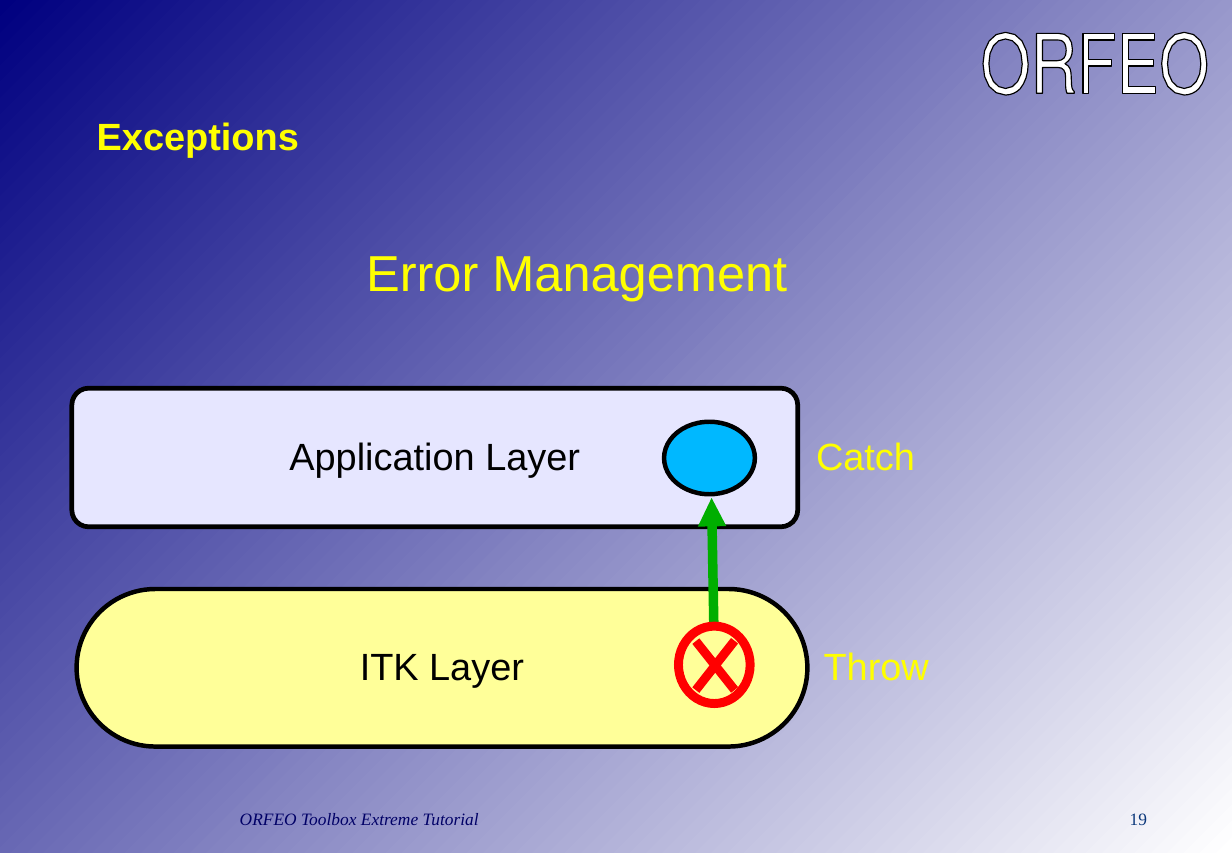
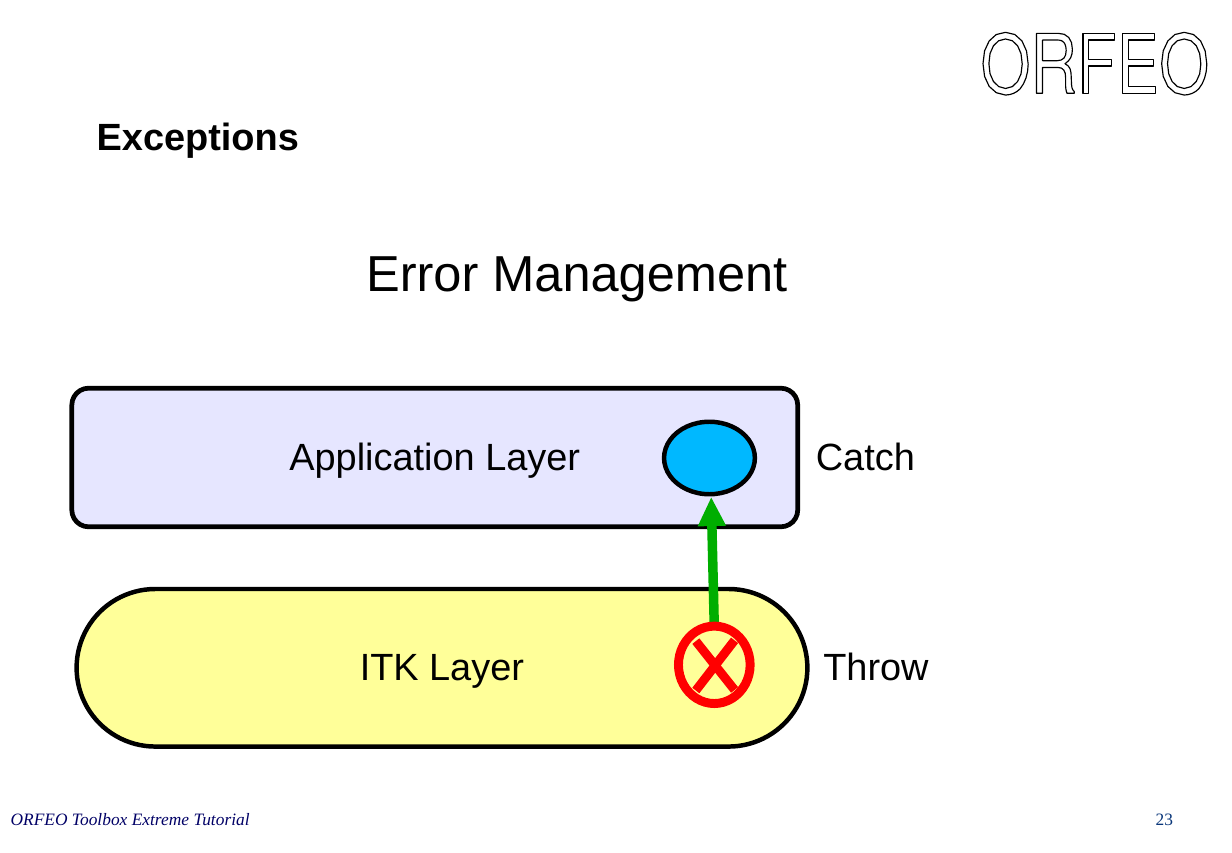
Before and after one commit to orfeotoolbox/OTB-Documents, a slide deck: slide 23 of CourseWare/OTBIn90Minutes.ppt (slide 19 before the commit). Drawn at 1232x853 pixels with LibreOffice and Linux fonts; fonts in the diff are those of the drawing. Boxes give left, top, right and bottom in pixels: in the first picture for what was removed or moved away, otherwise in the second. Text is boxed around its words. In the diff, an @@ line names an element or a change of style, - is before the commit and + after.

```diff
--- a/CourseWare/OTBIn90Minutes.ppt
+++ b/CourseWare/OTBIn90Minutes.ppt
@@ background gradient #000080 to #FFFFFF to #FFFFFF @@
@@ text colour #FFFF00 to #000000 in 4 elements at (97, 122, 299, 157), (366, 256, 787, 301), (823, 652, 928, 681), (816, 442, 915, 471) @@
@@ text "ORFEO Toolbox Extreme Tutorial": place and size @@
-text "ORFEO Toolbox Extreme Tutorial" at (240, 813, 479, 825)
+text "ORFEO Toolbox Extreme Tutorial" at (11, 813, 250, 825)
@@ page number removed at (1130, 813, 1147, 825) @@
-19
@@ page number added at (1156, 813, 1173, 825), 11 pt, text #09367A @@
+23
```
Also in this commit, not shown: 23 other slides changed, 8 slides added, 3 slides removed.
